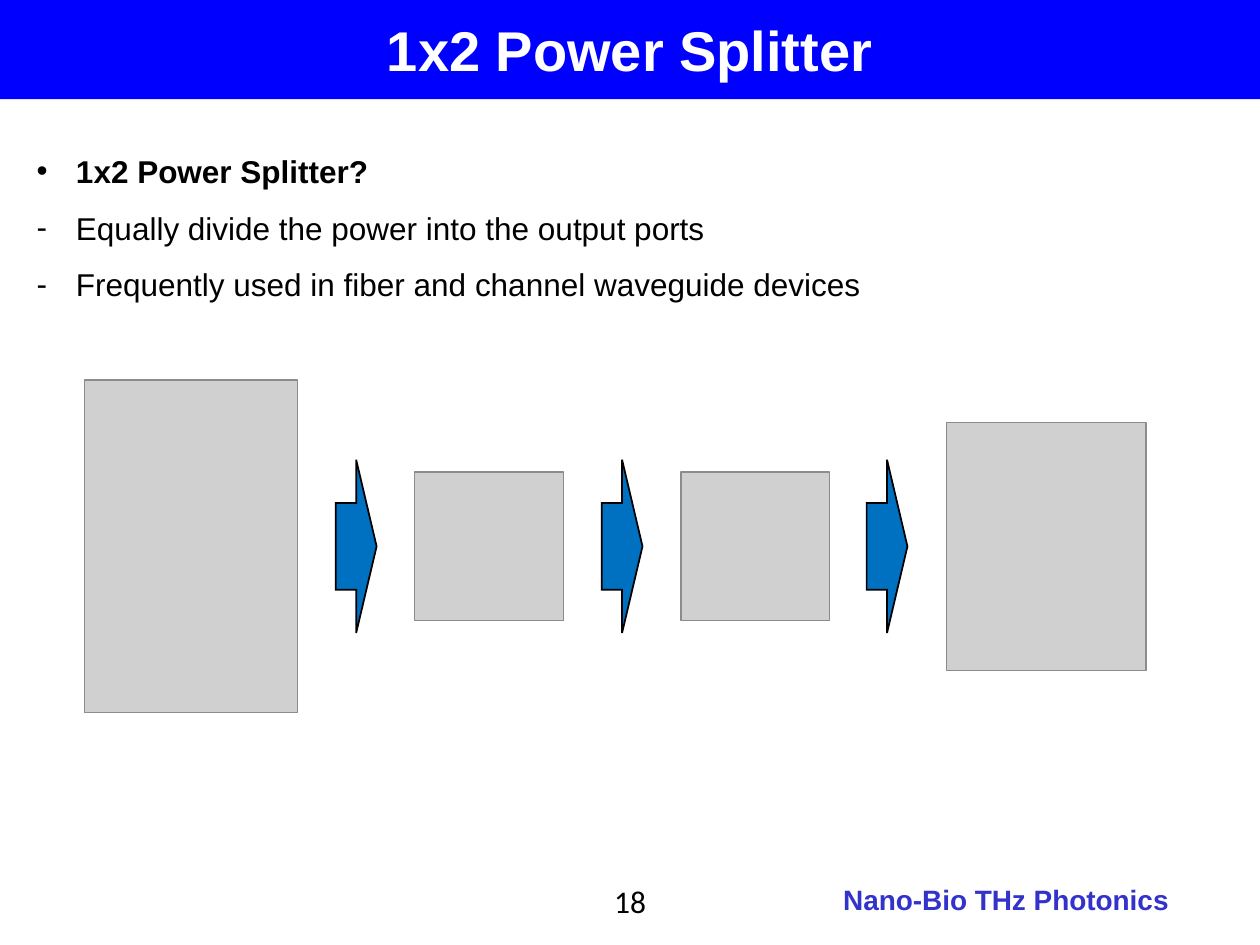
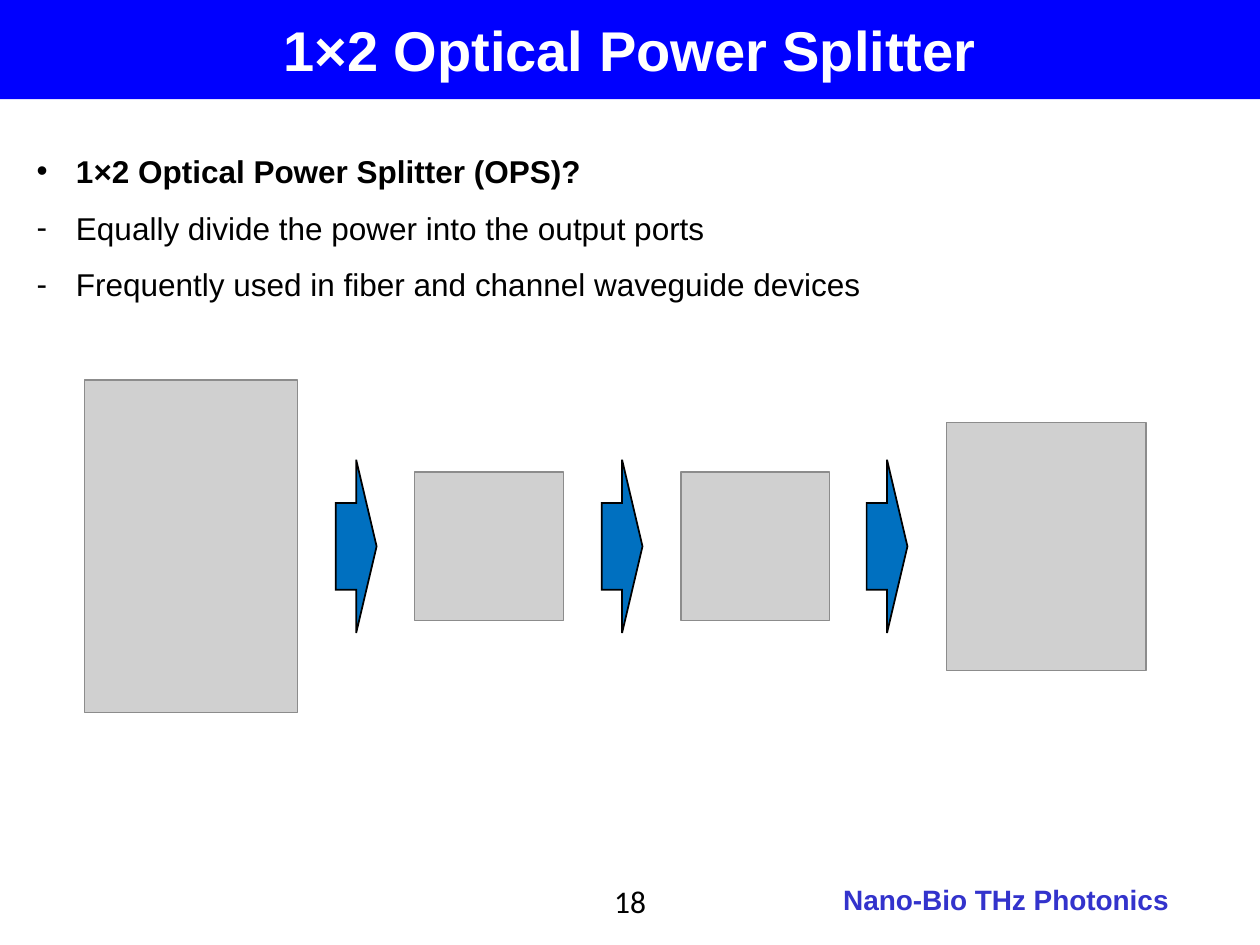
Before and after one commit to jglee96/NBTP_Lab, a slide deck: slide 18 of 개인/석사학위논문/Thesis_Presentation_v2.pptx. Drawn at 1260x945 pixels with LibreOffice and Linux fonts; fonts in the diff are those of the drawing; grey boxes stand for pictures; background and template pictures are left out. Boxes give left, top, right and bottom in pixels: in the first picture for what was removed or moved away, otherwise in the second. Text is boxed around its words. In the diff, an @@ line names an element or a change of style, - is before the commit and + after.

```diff
--- a/개인/석사학위논문/Thesis_Presentation_v2.pptx
+++ b/개인/석사학위논문/Thesis_Presentation_v2.pptx
@@ text in rectangle at box(283, 30, 976, 82): text changed @@
-1x2 Power Splitter
+1×2 Optical Power Splitter
@@ text at box(76, 160, 581, 189): text changed @@
-• 1x2 Power Splitter?
+• 1×2 Optical Power Splitter (OPS)?
```
Also in this commit, not shown: 6 other slides changed, 1 slide added, 17 other files.
